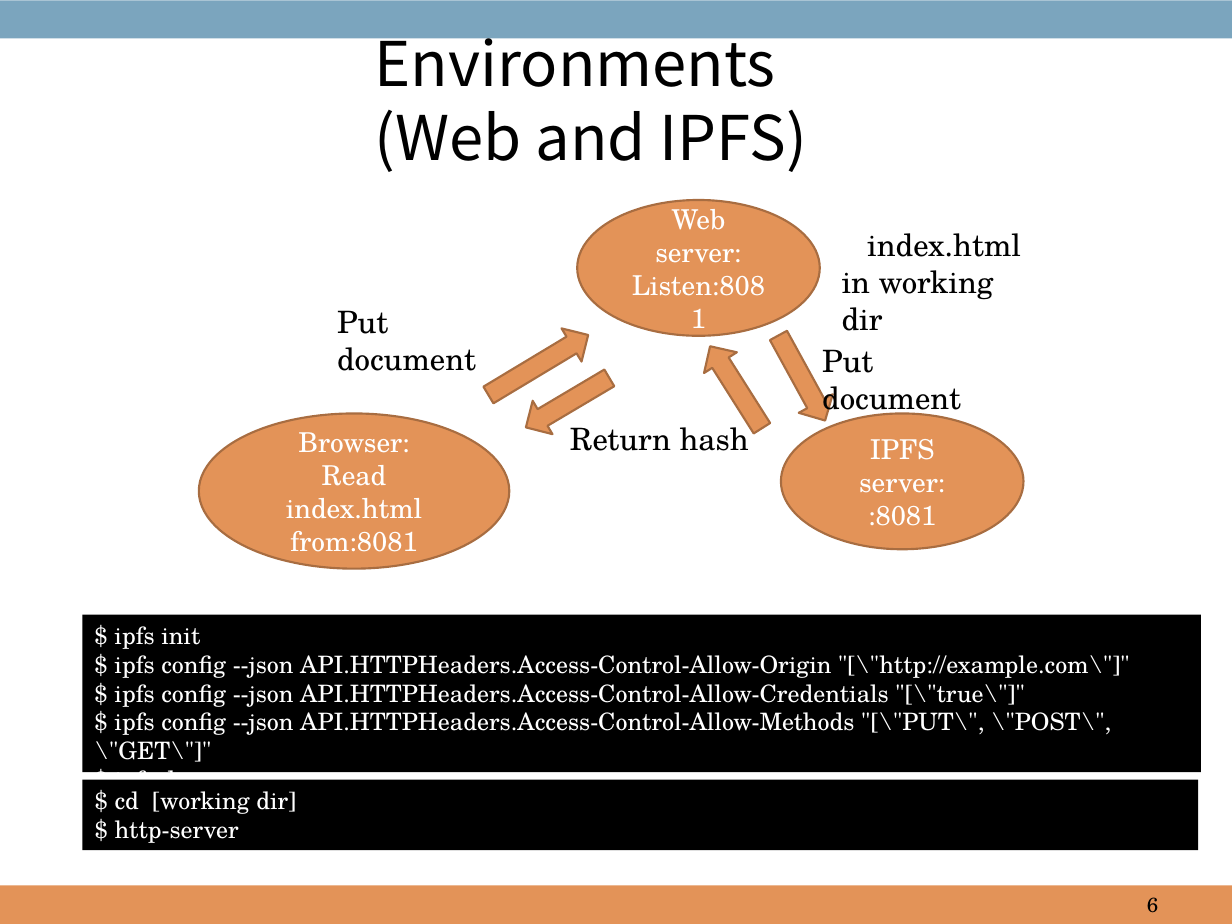
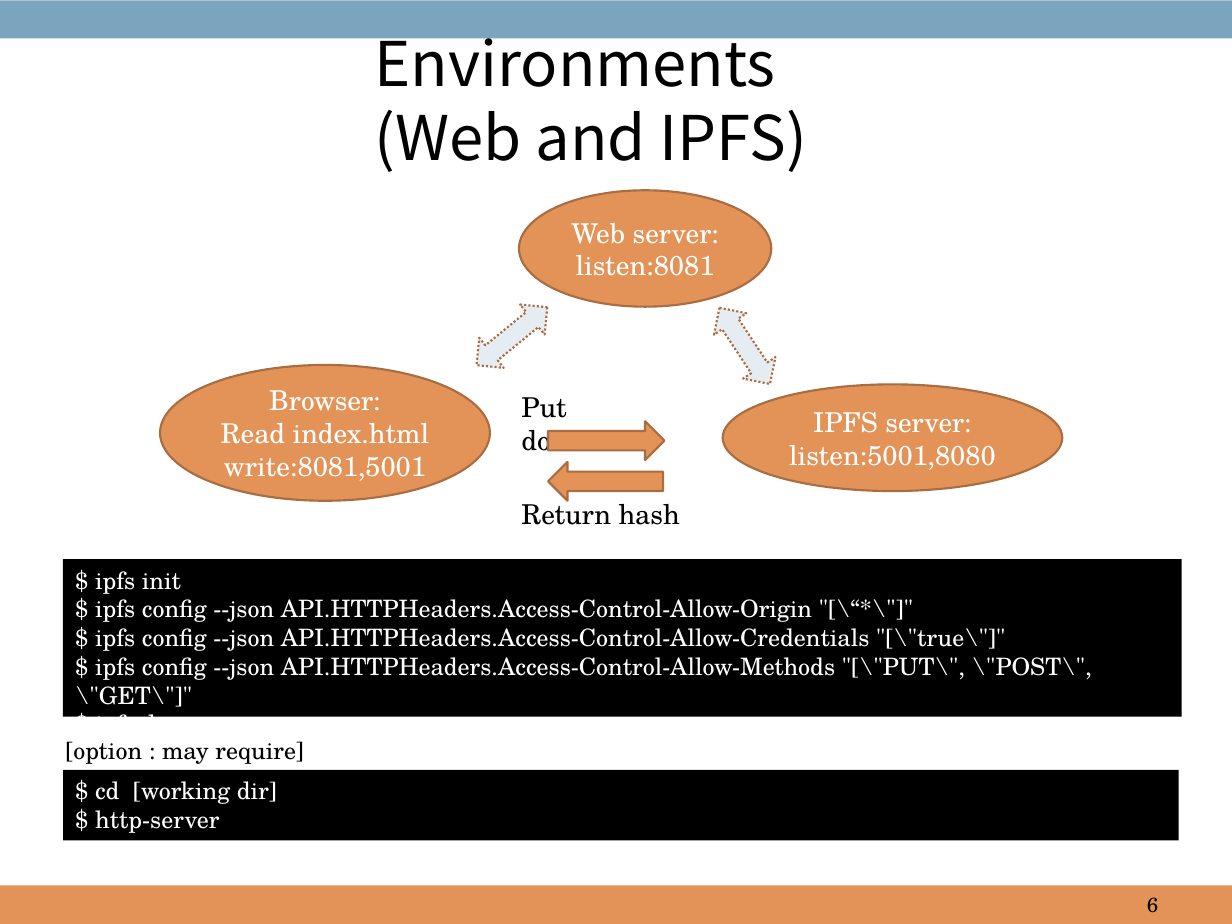
Before and after one commit to hdbaek/NotUsed, a slide deck: slide 6 of AgendaHandling.pptx. Drawn at 1232x924 pixels with LibreOffice and Linux fonts; fonts in the diff are those of the drawing; background and template pictures are left out. Boxes give left, top, right and bottom in pixels: in the first picture for what was removed or moved away, otherwise in the second. Text is boxed around its words. In the diff, an @@ line names an element or a change of style, - is before the commit and + after.

```diff
--- a/AgendaHandling.pptx
+++ b/AgendaHandling.pptx
@@ ellipse "Web server:": place and size @@
-ellipse "Web server:" at bbox=[578, 200, 821, 335]
+ellipse "Web server:" at bbox=[519, 191, 771, 307]
@@ text removed at bbox=[842, 233, 1021, 331] @@
-index.html
-in working dir
@@ text in ellipse at bbox=[576, 255, 715, 276]: text changed @@
-Listen:8081
+listen:8081
@@ left right arrow added at bbox=[464, 292, 559, 379], fill #E5EDF2, outline #A96D41 1.25 pt dashed @@
@@ left right arrow added at bbox=[703, 297, 785, 394], fill #E5EDF2, outline #A96D41 1.25 pt dashed @@
@@ down arrow removed at bbox=[761, 326, 842, 429] @@
@@ down arrow removed at bbox=[694, 336, 778, 439] @@
@@ text removed at bbox=[822, 349, 961, 419] @@
-Put document
@@ ellipse "Browser:": place and size @@
-ellipse "Browser:" at bbox=[198, 414, 509, 569]
+ellipse "Browser:" at bbox=[160, 365, 490, 500]
@@ text "Put document" at bbox=[521, 397, 644, 459]: size 18 to 16 pt @@
@@ text "Put document": place and size @@
-text "Put document" at bbox=[337, 310, 476, 371]
+text "Put document" at bbox=[521, 397, 644, 459]
@@ ellipse "IPFS server:": place and size @@
-ellipse "IPFS server:" at bbox=[781, 414, 1024, 549]
+ellipse "IPFS server:" at bbox=[723, 384, 1063, 492]
@@ text in ellipse at bbox=[221, 423, 429, 481]: text changed @@
-Read index.html from:8081
+Read index.html write:8081,5001
@@ right arrow at bbox=[548, 421, 664, 460]: rotation 329 to 0 degrees @@
@@ text in ellipse at bbox=[789, 445, 996, 470]: text changed @@
-:8081
+listen:5001,8080
@@ down arrow at bbox=[548, 462, 663, 500]: rotation 59 to 90 degrees @@
@@ text "Return hash": place and size @@
-text "Return hash" at bbox=[570, 419, 749, 451]
+text "Return hash" at bbox=[521, 497, 680, 525]
@@ text "Return hash" at bbox=[521, 497, 680, 525]: size 18 to 16 pt @@
@@ rectangle "$ ipfs init": place and size @@
-rectangle "$ ipfs init" at bbox=[83, 615, 1201, 772]
+rectangle "$ ipfs init" at bbox=[63, 559, 1181, 717]
@@ text in rectangle at bbox=[95, 599, 812, 622]: text changed @@
-$ ipfs config --json API.HTTPHeaders.Access-Control-Allow-Origin "[\"http://example.com\"]"
+$ ipfs config --json API.HTTPHeaders.Access-Control-Allow-Origin "[\“*\"]"
@@ text added at bbox=[65, 741, 304, 764], 14 pt, text #000000 @@
+[option : may require]
@@ rectangle "$ cd [working dir]": place and size @@
-rectangle "$ cd [working dir]" at bbox=[83, 780, 1199, 850]
+rectangle "$ cd [working dir]" at bbox=[63, 770, 1179, 840]
```
Also in this commit, not shown: 2 other slides changed, 1 slide removed.
